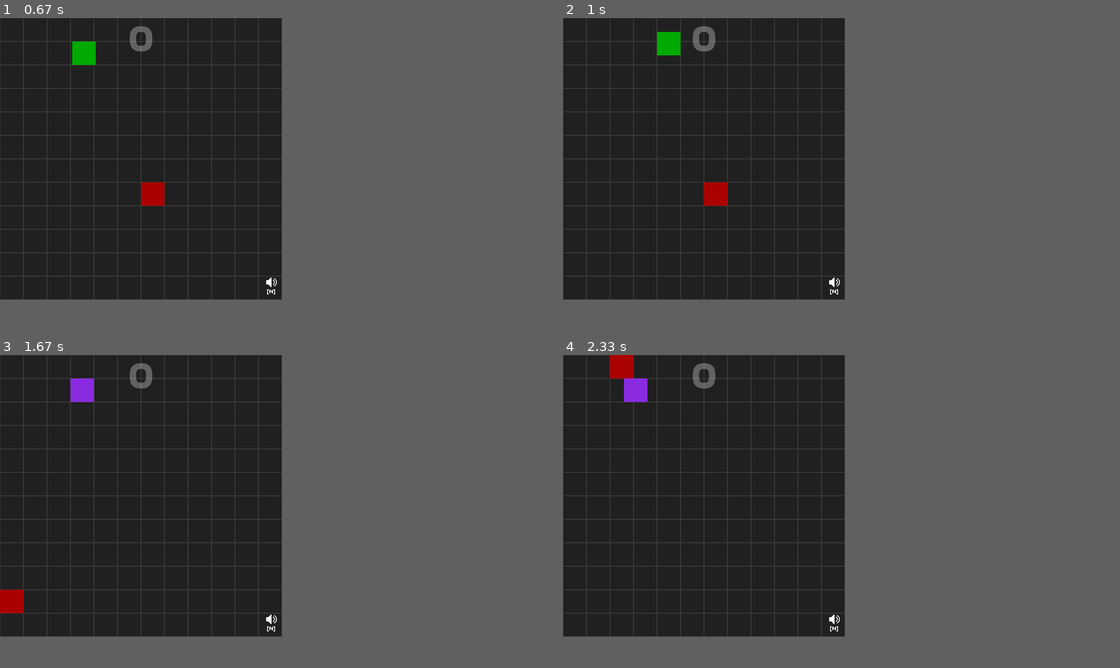
Above: before the commit, frames 1-4 (two rows, left to right).
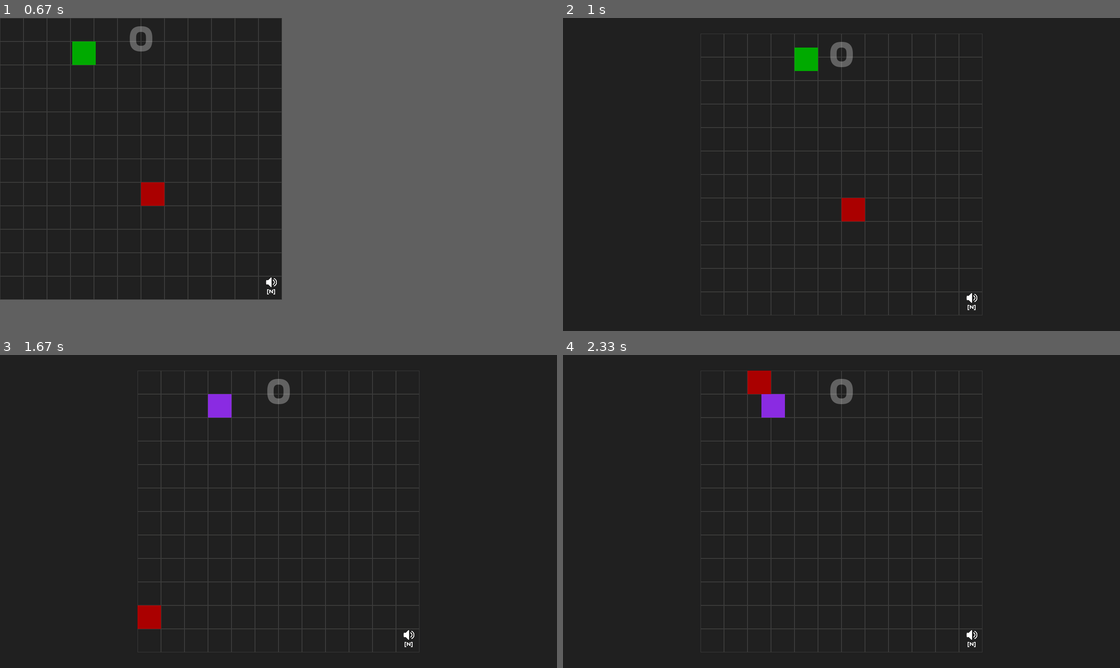
Above: after the commit, the same moments.

Repository: fossguild/naja
Game: pygame game, started from kobra.py
The game is run twice, just before and just after one commit, with the same random seed, the same clock (stepped at 60 frames per second) and the same inputs.
Inputs:
- Up to frame 1 (0.67 s): click "Start Game" at 0.38 s
- Up to frame 2 (1 s): hold F11 from 0.67 s (still down); hold Up from 0.67 s (still down)
- Up to frame 3 (1.67 s): release F11 at 1.13 s; release Up at 1.13 s; tap Enter at 1.17 s; hold Up from 1.5 s (still down); tap C at 1.65 s
- Up to frame 4 (2.33 s): release Up at 1.97 s; tap Space at 2 s
In our replay, in frame 2 the window is 648x648 before the commit and 1280x720 after it. These sizes can differ from the game's own. Grey fills any space a smaller window leaves; there, only what the larger window draws over its background counts as a difference.

Frame 1 is identical in both runs. In frame 2, 8.1% of the frame differs, in the area x 0-76%, y 0-95%; in frame 3, 8.1%; in frame 4, 8.1%.

Commit message:
feat: fullscreen menu option and keyboard shortcut

Diff:
--- a/kobra.py
+++ b/kobra.py
@@ -65,8 +65,15 @@
     """
     state.arena.fill(ARENA_COLOR)
 
+    flags = state.arena.get_flags()
+    start_x, start_y = (
+        _get_fullscreen_offset(state) if flags & pygame.FULLSCREEN else (0, 0)
+    )
+
     title = assets.render_custom("Settings", MESSAGE_COLOR, int(state.width / 10))
-    title_rect = title.get_rect(center=(state.width / 2, state.height / 10))
+    title_rect = title.get_rect(
+        center=(start_x + state.width / 2, start_y + state.height / 10)
+    )
     state.arena.blit(title, title_rect)
 
     # Spacing and scroll parameters
@@ -89,14 +96,19 @@
             SCORE_COLOR if field_i == selected_index else MESSAGE_COLOR,
         )
         rect = text.get_rect()
-        rect.left = int(state.width * 0.12)
-        rect.top = padding_y + draw_i * row_h
+        rect.left = int(start_x + state.width * 0.12)
+        rect.top = start_y + padding_y + draw_i * row_h
         state.arena.blit(text, rect)
 
     # Hint footer (smaller)
     hint_text = "[A/D] change   [W/S] select   [Enter/Esc] back [C] random colors"
     hint = assets.render_custom(hint_text, GRID_COLOR, int(state.width / 40))
-    state.arena.blit(hint, hint.get_rect(center=(state.width / 2, state.height * 0.95)))
+    state.arena.blit(
+        hint,
+        hint.get_rect(
+            center=(start_x + state.width / 2, start_y + state.height * 0.95)
+        ),
+    )
 
     pygame.display.update()
 
@@ -169,6 +181,18 @@
     desired_cells = max(10, int(settings.get("cells_per_side")))
     new_grid_size = config.get_optimal_grid_size(desired_cells)
 
+    fullscreen = settings.get("fullscreen")
+    flags = state.arena.get_flags()
+
+    if fullscreen and not (flags & pygame.FULLSCREEN):
+        # Resizes the window
+        state.arena = pygame.display.set_mode((0, 0), pygame.FULLSCREEN)
+
+    elif not fullscreen and (flags & pygame.FULLSCREEN) and new_grid_size == old_grid:
+        # Resizes back
+        old_width, old_height = config.calculate_window_size(old_grid)
+        state.arena = pygame.display.set_mode((old_width, old_height))
+
     # Calculate obstacles from difficulty
     new_width, new_height = config.calculate_window_size(new_grid_size)
     num_obstacles = Obstacle.calculate_obstacles_from_difficulty(
@@ -187,7 +211,8 @@
     # Recompute window and recreate surface/fonts if grid changed
     if new_grid_size != old_grid:
         new_width, new_height = config.calculate_window_size(new_grid_size)
-        state.arena = pygame.display.set_mode((new_width, new_height))
+        if not fullscreen:
+            state.arena = pygame.display.set_mode((new_width, new_height))
         pygame.display.set_caption(WINDOW_TITLE)
 
         # Update state's dimensions to match new grid size
@@ -270,7 +295,12 @@
 
 
 def _draw_center_message(
-    state: GameState, assets: GameAssets, title: str, subtitle: str
+    state: GameState,
+    assets: GameAssets,
+    title: str,
+    subtitle: str,
+    start_x: int,
+    start_y: int,
 ) -> None:
     """Draw a centered message with title and subtitle.
 
@@ -292,7 +322,10 @@
         window_width=state.width,
     )
     state.arena.blit(
-        title_surf, title_surf.get_rect(center=(state.width / 2, state.height / 2.6))
+        title_surf,
+        title_surf.get_rect(
+            center=(start_x + state.width / 2, start_y + state.height / 2.6)
+        ),
     )
 
     # Subtitle ~ up to 90% of width, start from SMALL font size.
@@ -305,7 +338,10 @@
         window_width=state.width,
     )
     state.arena.blit(
-        sub_surf, sub_surf.get_rect(center=(state.width / 2, state.height / 1.8))
+        sub_surf,
+        sub_surf.get_rect(
+            center=(start_x + state.width / 2, start_y + state.height / 1.8)
+        ),
     )
 
     pygame.display.update()
@@ -342,12 +378,22 @@
     if settings.get("background_music"):
         GameAssets.play_death_music()
 
+    # Fullscreen Offsets
+    start_x, start_y = (
+        _get_fullscreen_offset(state) if settings.get("fullscreen") else (0, 0)
+    )
+
     # Tell the bad news
     pygame.draw.rect(state.arena, DEAD_HEAD_COLOR, state.snake.head)
     pygame.display.update()
     # Game-over prompt: only Space/Enter restart; Q quits.
     _draw_center_message(
-        state, assets, "Game Over", "Press Enter/Space to restart  •  Q to exit"
+        state,
+        assets,
+        "Game Over",
+        "Press Enter/Space to restart  •  Q to exit",
+        start_x,
+        start_y,
     )
     key = _wait_for_keys({pygame.K_RETURN, pygame.K_SPACE, pygame.K_q})
 
@@ -384,11 +430,17 @@
 
     while True:
         state.arena.fill(ARENA_COLOR)
+        start_x, start_y = (
+            _get_fullscreen_offset(state) if settings.get("fullscreen") else (0, 0)
+        )
 
         # Title
         title = assets.render_big(WINDOW_TITLE, MESSAGE_COLOR)
         state.arena.blit(
-            title, title.get_rect(center=(state.width / 2, state.height / 4))
+            title,
+            title.get_rect(
+                center=(start_x + state.width / 2, start_y + state.height / 4)
+            ),
         )
 
         # Draw buttons
@@ -396,7 +448,10 @@
             color = SCORE_COLOR if i == selected else MESSAGE_COLOR
             text = assets.render_small(text_label, color)
             rect = text.get_rect(
-                center=(state.width / 2, state.height / 2 + i * (state.height * 0.12))
+                center=(
+                    start_x + state.width / 2,
+                    start_y + state.height / 2 + i * (state.height * 0.12),
+                )
             )
             state.arena.blit(text, rect)
 
@@ -425,6 +480,10 @@
                 elif key == pygame.K_m:
                     run_settings_menu(state, assets, settings)
                     apply_settings(state, assets, config, settings, reset_objects=False)
+                elif event.key == pygame.K_F11:
+                    settings.set("fullscreen", not settings.get("fullscreen"))
+                    apply_settings(state, assets, config, settings, reset_objects=False)
+
                 elif key == pygame.K_ESCAPE:
                     pygame.quit()
                     sys.exit()
@@ -435,8 +494,8 @@
                 for i, text_label in enumerate(items):
                     rect = assets.render_small(text_label, MESSAGE_COLOR).get_rect(
                         center=(
-                            state.width / 2,
-                            state.height / 2 + i * (state.height * 0.12),
+                            start_x + state.width / 2,
+                            start_y + state.height / 2 + i * (state.height * 0.12),
                         )
                     )
                     if rect.collidepoint(mx, my):
@@ -454,15 +513,33 @@
 ##
 
 
-def draw_grid(state: GameState) -> None:
-    """Draw the game grid.
+def _get_fullscreen_offset(state: GameState) -> tuple:
+    """Get the fullscreen new offsets
 
     Args:
         state: GameState instance
     """
+    # Get the actual screen/window size
+    screen_width, screen_height = state.arena.get_size()
+
+    # Set the new offsets
+    start_x = int((screen_width - state.width) / 2)
+    start_y = int((screen_height - state.height) / 2)
+
+    return start_x, start_y
+
+
+def draw_grid(state: GameState, start_x: int, start_y: int) -> None:
+    """Draw the game grid.
+
+    Args:
+        state: GameState instance
+    """
     for x in range(0, state.width, state.grid_size):
         for y in range(0, state.height, state.grid_size):
-            rect = pygame.Rect(x, y, state.grid_size, state.grid_size)
+            rect = pygame.Rect(
+                start_x + x, start_y + y, state.grid_size, state.grid_size
+            )
             pygame.draw.rect(state.arena, GRID_COLOR, rect, 1)
 
 
@@ -472,7 +549,11 @@
 
 
 def draw_music_indicator(
-    state: GameState, assets: GameAssets, settings: GameSettings
+    state: GameState,
+    assets: GameAssets,
+    settings: GameSettings,
+    start_x: int,
+    start_y: int,
 ) -> None:
     """Draw a subtle music status indicator in the bottom-right corner.
 
@@ -502,8 +583,8 @@
     sprite = assets.speaker_on_sprite if music_on else assets.speaker_muted_sprite
 
     # Calculate positions
-    icon_x = state.width - padding_x - icon_size
-    icon_y = state.height - padding_y - total_widget_height
+    icon_x = state.width + start_x - padding_x - icon_size
+    icon_y = state.height + start_y - padding_y - total_widget_height
 
     # Scale and draw sprite
     if sprite is not None:
@@ -651,6 +732,10 @@
                 elif event.key == pygame.K_c:  # C : randomize snake colors
                     settings.randomize_snake_colors()
 
+                elif event.key == pygame.K_F11:  # F11: toggle fullscreen
+                    settings.set("fullscreen", not settings.get("fullscreen"))
+                    apply_settings(state, assets, config, settings, reset_objects=False)
+
         ## Update the game
         if state.game_on:
             # Only update snake position when it has reached its current target
@@ -742,7 +827,12 @@
                 state.snake.draw_y = float(state.snake.head.y)
 
         state.arena.fill(ARENA_COLOR)
-        draw_grid(state)
+
+        start_x, start_y = 0, 0
+        if settings.get("fullscreen"):
+            start_x, start_y = _get_fullscreen_offset(state)
+
+        draw_grid(state, start_x, start_y)
 
         # Draw obstacles
         for obstacle in state.obstacles:
@@ -750,7 +840,7 @@
 
         # Draw all apples
         for apple in state.apples:
-            apple.update(state.arena)
+            apple.update(state.arena, start_x, start_y)
 
         electric_walls = settings.get("electric_walls")
 
@@ -798,7 +888,10 @@
                 state.arena,
                 current_tail_color,
                 pygame.Rect(
-                    round(draw_tx), round(draw_ty), state.grid_size, state.grid_size
+                    round(start_x + draw_tx),
+                    round(start_y + draw_ty),
+                    state.grid_size,
+                    state.grid_size,
                 ),
             )
 
@@ -807,8 +900,8 @@
             state.arena,
             current_head_color,
             pygame.Rect(
-                round(state.snake.draw_x),
-                round(state.snake.draw_y),
+                round(start_x + state.snake.draw_x),
+                round(start_y + state.snake.draw_y),
                 state.grid_size,
                 state.grid_size,
             ),
@@ -817,11 +910,13 @@
         # Show score (snake length = head + tail)
         score = assets.render_big(f"{len(state.snake.tail)}", SCORE_COLOR)
         score.set_alpha(75)  # opacity
-        score_rect = score.get_rect(center=(state.width / 2, state.height / 12))
+        score_rect = score.get_rect(
+            center=(start_x + state.width / 2, start_y + state.height / 12)
+        )
         state.arena.blit(score, score_rect)
 
         # Draw music status indicator
-        draw_music_indicator(state, assets, settings)
+        draw_music_indicator(state, assets, settings, start_x, start_y)
 
         # Check collision with all apples and maintain N apples in arena
         for apple in state.apples[:]:  # Use slice to iterate over copy
--- a/src/entities.py
+++ b/src/entities.py
@@ -232,9 +232,12 @@
                 break
 
     # This function is called each iteration of the game loop
-    def update(self, arena: pygame.Surface):
+    def update(self, arena: pygame.Surface, start_x: int, start_y: int):
         """Draw the apple."""
-        pygame.draw.rect(arena, APPLE_COLOR, self.rect)
+        rect = pygame.Rect(
+            self.rect.x + start_x, self.rect.y + start_y, self.grid_size, self.grid_size
+        )
+        pygame.draw.rect(arena, APPLE_COLOR, rect)
 
 
 class Obstacle:
--- a/src/settings.py
+++ b/src/settings.py
@@ -27,6 +27,7 @@
 
     # Default settings values
     DEFAULT_SETTINGS = {
+        "fullscreen": False,
         "cells_per_side": 16,  # Will be calculated from screen size
         "initial_speed": 4.0,
         "max_speed": 20.0,
@@ -42,6 +43,11 @@
 
     # Declarative menu field definitions
     MENU_FIELDS = [
+        {
+            "key": "fullscreen",
+            "label": "Fullscreen",
+            "type": "bool",
+        },
         {
             "key": "cells_per_side",
             "label": "Cells per side (needs reset)",
